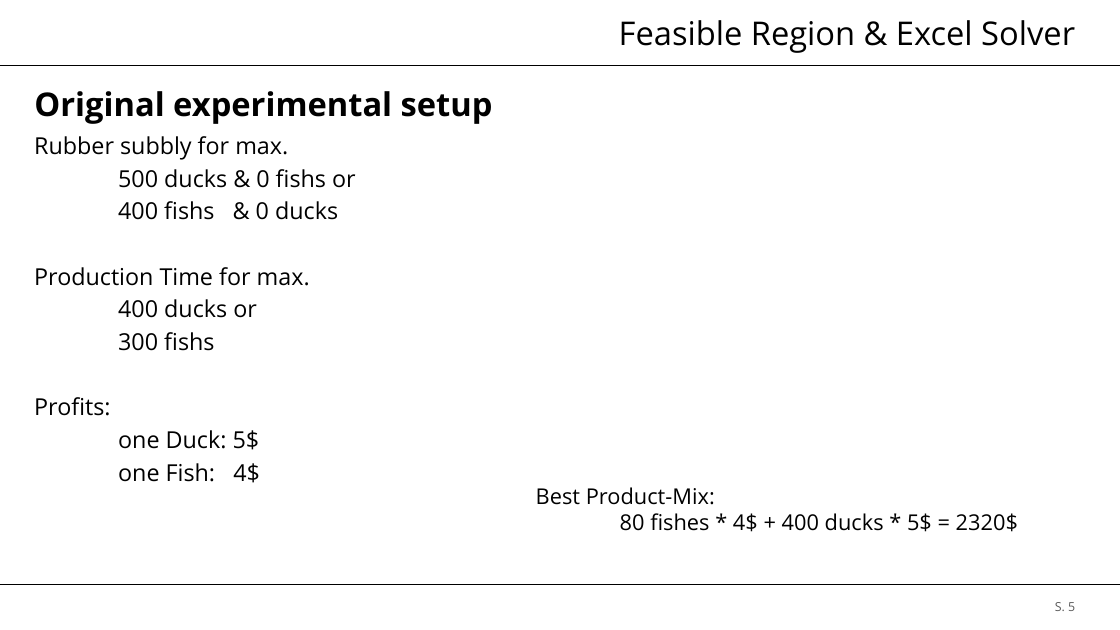
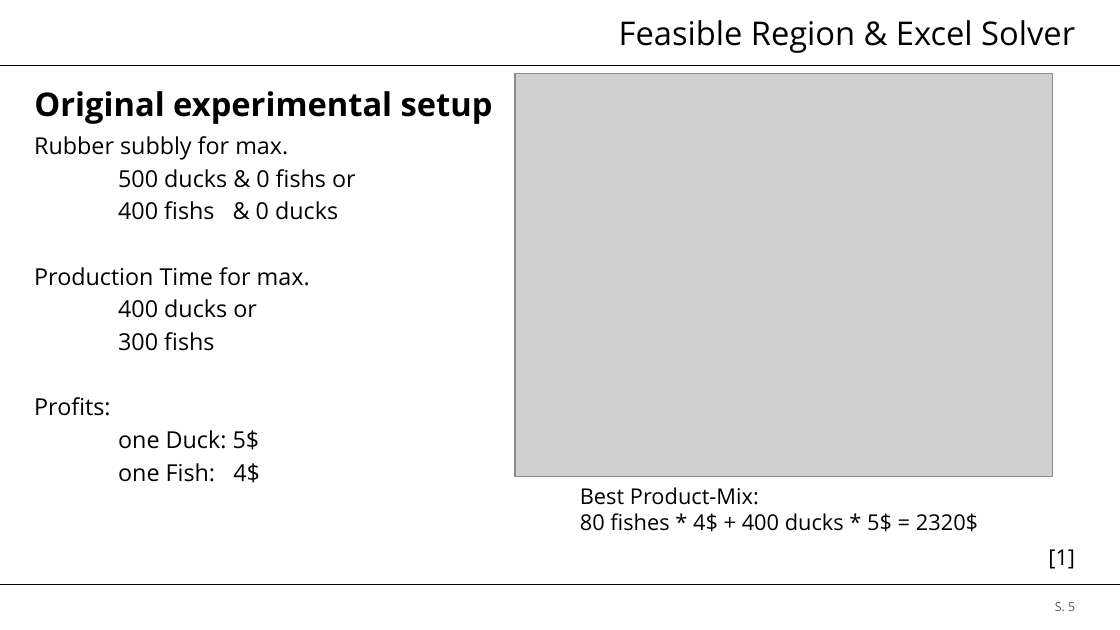
Before and after one commit to brt30696/REPRO_Rraesentation, a slide deck: slide 5 of Präsentation.pptx. Drawn at 1120x630 pixels with LibreOffice and Linux fonts; fonts in the diff are those of the drawing; grey boxes stand for pictures; background and template pictures are left out. Boxes give left, top, right and bottom in pixels: in the first picture for what was removed or moved away, otherwise in the second. Text is boxed around its words. In the diff, an @@ line names an element or a change of style, - is before the commit and + after.

```diff
--- a/Präsentation.pptx
+++ b/Präsentation.pptx
@@ picture added at (515, 73, 1053, 476) @@
@@ text "Best Product-Mix:" rewrapped from (536, 487, 1018, 532) to (580, 487, 978, 532) @@
@@ text added at (1048, 549, 1075, 569), 14 pt, text #000000 @@
+[1]
```
Also in this commit, not shown: 5 other slides changed, 3 slides added, 2 slides removed.
